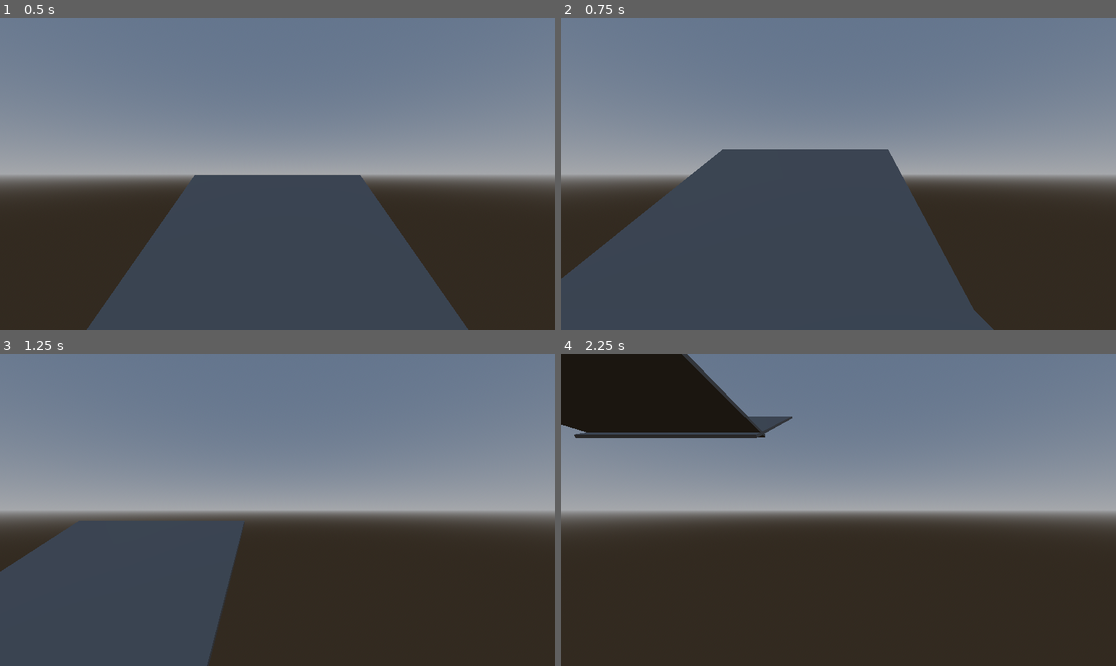
Above: before the commit, frames 1-4 (two rows, left to right).
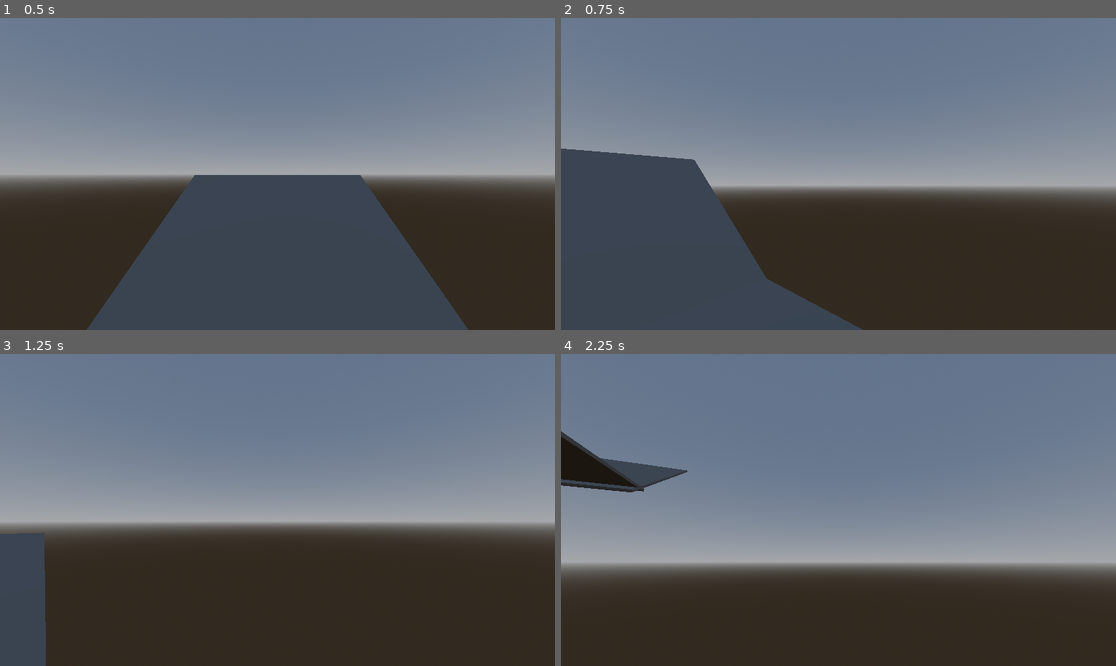
Above: after the commit, the same moments.

Repository: william-v4/silirpg
Game: Godot game, scene res://testmap.tscn
Same seed, same stepped clock (60 frames per second), same inputs: the game is played once before the commit and once after it. The project has no main scene, so this scene is started directly.
Inputs (mouse positions are in pixels of both pictures, inside the frame that each line leads up to):
- Up to frame 1 (0.5 s): no input
- Up to frame 2 (0.75 s): move the mouse to (960, 158) at 0.52 s; hold D (right) from 0.53 s (still down)
- Up to frame 3 (1.25 s): keep holding D (right); tap Space (jump) at 0.77 s
- Up to frame 4 (2.25 s): move the mouse to (727, 525) at 1.27 s; release D (right) at 1.28 s; hold S (backward) 1.28-2.03 s; tap Space (jump) at 1.52 s; move the mouse to (894, 441) at 2.02 s; hold D (right) from 2.03 s (still down)

Frame 1 is identical in both runs. In frame 2, 27% of the frame differs, in the area x 0-100%, y 41-100%; in frame 3, 21%; in frame 4, 40%, in the area x 0-100%, y 0-74%.

Commit message:
added camera movement

Diff:
--- a/project.godot
+++ b/project.godot
@@ -41,6 +41,11 @@
 "events": [Object(InputEventKey,"resource_local_to_scene":false,"resource_name":"","device":-1,"window_id":0,"alt_press …(191 unchanged characters)…
 ]
 }
+pause={
+"deadzone": 0.5,
+"events": [Object(InputEventKey,"resource_local_to_scene":false,"resource_name":"","device":-1,"window_id":0,"alt_pressed":false,"shift_pressed":false,"ctrl_pressed":false,"meta_pressed":false,"pressed":false,"keycode":0,"physical_keycode":4194305,"key_label":0,"unicode":0,"location":0,"echo":false,"script":null)
+]
+}
 
 [rendering]
 
--- a/scripts/player.gd
+++ b/scripts/player.gd
@@ -1,19 +1,47 @@
 extends CharacterBody3D
-
-
+# physics variables
 const SPEED = 5.0
 const JUMP_VELOCITY = 4.5
+const MOUSE_SENSITIVITY_X : float = 0.2
+const MOUSE_SENSITIVITY_Y : float = 0.1
+# will be toggled false when player should not be moving (like when in text input)
+var moving : bool = true
 
+# constructor
+func _ready() -> void:
+	# capture player mouse for camera movement
+	Input.mouse_mode = Input.MOUSE_MODE_CAPTURED
 
 func _physics_process(delta: float) -> void:
+	# if the player presses pause key, pause the game
+	if Input.is_action_just_pressed("pause"):
+		moving = false
+		Input.mouse_mode = Input.MOUSE_MODE_VISIBLE
+	# only move if player is supposed to be moving
+	if moving:
+		keymovement(delta)
+
+# runs whenever input is received (mouse, keyboard, controller)
+func _input(event: InputEvent) -> void:
+	# camera movement with mouse
+	if ((event is InputEventMouseMotion) and moving):
+		# camera to be moved
+		var camera = $Camera3D
+		# rotate the player left and right (about y axis)
+		rotate_y(-deg_to_rad(event.relative.x) * MOUSE_SENSITIVITY_X)
+		# rotate camera up and down (about x axis)
+		camera.rotate_x(-deg_to_rad(event.relative.y) * MOUSE_SENSITIVITY_Y)
+		# make sure player doesn't break neck (rotate camera vertically over 90 degrees)
+		camera.rotation_degrees.x = clamp(camera.rotation_degrees.x, -90, 90)
+
+# for wasd + space
+func keymovement(delta):
 	# Add the gravity.
 	if not is_on_floor():
 		velocity += get_gravity() * delta
-
 	# Handle jump.
 	if Input.is_action_just_pressed("jump") and is_on_floor():
 		velocity.y = JUMP_VELOCITY
-
 	# Get the input direction and handle the movement/deceleration.
 	# As good practice, you should replace UI actions with custom gameplay actions.
 	var input_dir := Input.get_vector("left", "right", "forward", "backward")
@@ -24,5 +52,4 @@
 	else:
 		velocity.x = move_toward(velocity.x, 0, SPEED)
 		velocity.z = move_toward(velocity.z, 0, SPEED)
-
 	move_and_slide()
